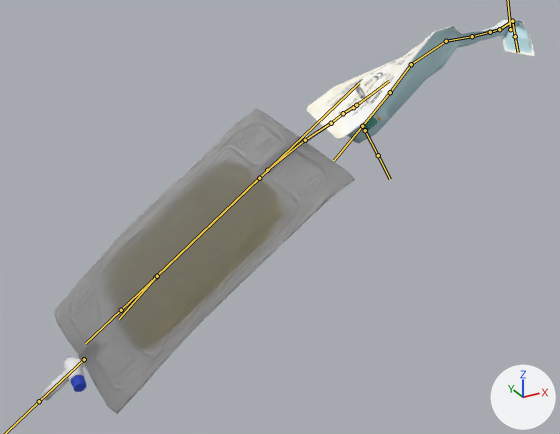
The FBX model care-up/Assets/Resources_moved/Models/catheter_Supertubular.fbx, before and after one commit.
Camera for both pictures: a 50 mm camera at (-0.563, -0.882, 0.4) aimed at (-0.243, -0.301, 0.11). The lights are fixed; the arrows at lower right show +X, +Y and +Z. Both versions are drawn at frame 801 of the action 'catArm|cath_DisconnectedBag_L_Lib'; the numbers are the values there. The bones that bend it are drawn over the model as lines.

In view in the first picture: 'catCover', 'catOuter', 'catheter_bag'.
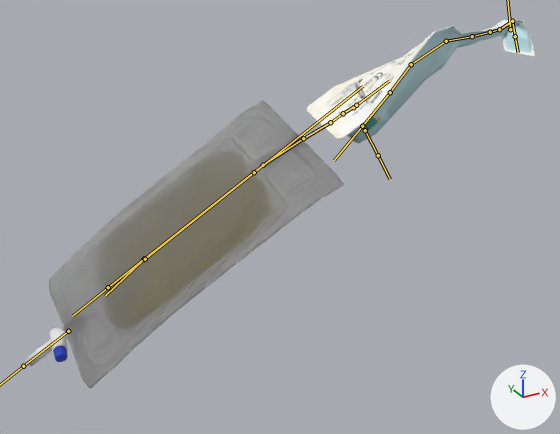
Pixel boxes [x1, y1, x2, y2] of what changed, in the pictures (560 x 434 px):
'catheter_bag', posed
    before: [41, 108, 355, 414]
    after: [25, 101, 344, 389]
bone 'b_tube0.001', root to tip
    before: (343, 113) to (331, 123)
    after: (343, 113) to (330, 122)
bone 'b_tube2', root to tip
    before: (305, 140) to (267, 170)
    after: (303, 138) to (263, 165)

What changed in the scene script:
```text
Change bone_b_tube0_001:
    where bone_b_tube0_001 = bpy.data.objects['catArm'].pose.bones['b_tube0.001']  # child of 'b_tube0'
    bone_b_tube0_001.rotation_quaternion: (0.99, -0.012, 0.06, -0.124) -> (0.993, -0.016, 0.064, -0.094)  # degrees (-2, 7, -14) -> degrees (-3, 7, -11)
Change bone_b_tube2:
    where bone_b_tube2 = bpy.data.objects['catArm'].pose.bones['b_tube2']  # child of 'b_tube1'
    bone_b_tube2.rotation_quaternion: (0.98, 0.032, -0.194, -0.032) -> (0.979, 0.023, -0.201, 0.001)  # degrees (5, -22, -5) -> degrees (3, -23, 0)
```
